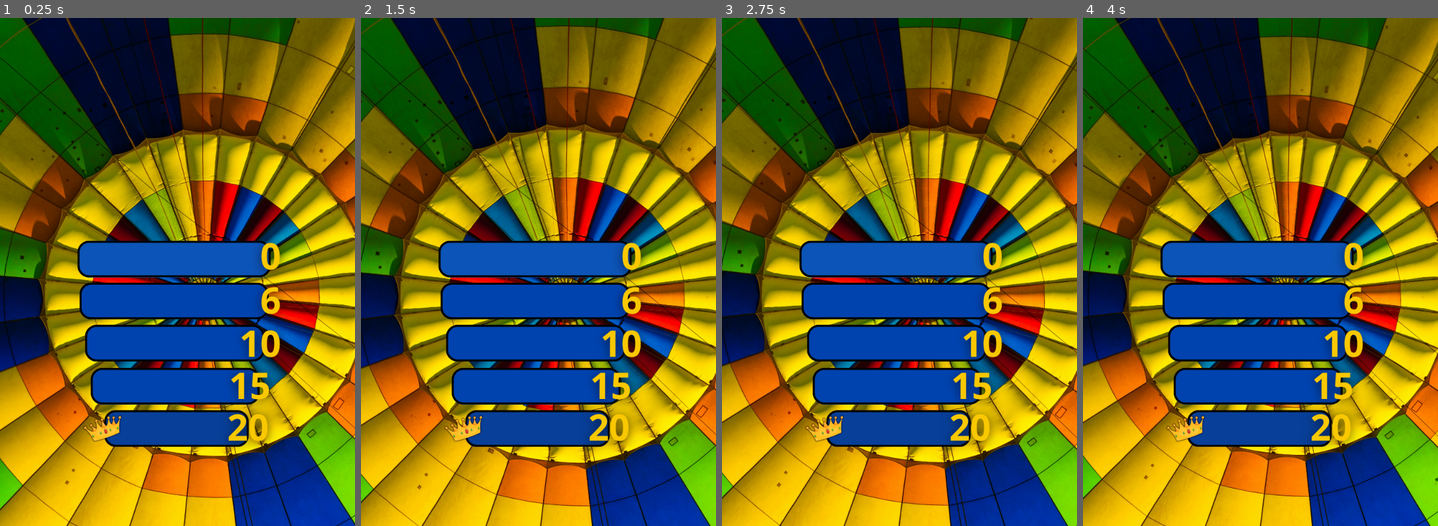
Above: before the commit, frames 1-4 (left to right).
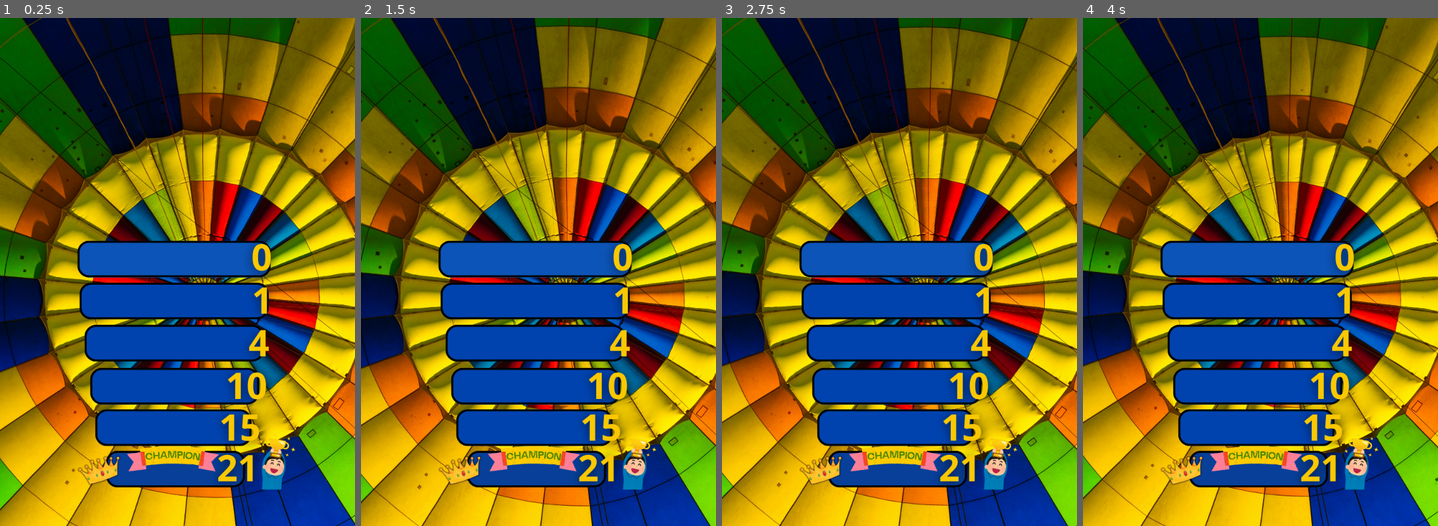
Above: after the commit, the same moments.

Repository: bragsoufian/tiktokQuiz-YT-full-format
Game: Godot game, scene res://scenes/Main.tscn
Two runs of this game, one before a commit and one after it. Both use one fixed random seed, a clock stepped at 60 frames per second and the inputs below.
Inputs:
- Up to frame 1 (0.25 s): no input
- Up to frame 2 (1.5 s): no input
- Up to frame 3 (2.75 s): no input
- Up to frame 4 (4 s): no input

The runs differ from the first frame. In frame 1, 6.6% of the frame differs, in the area x 21-84%, y 44-93%; in frame 2, 6.6%; in frame 3, 6.6%; in frame 4, 6.6%.

Commit message:
Switch to Guy voice and optimize TTS caching - Changed Azure TTS voice from Jenny to Guy - Optimized TTS to generate directly to cache (no temp files) - Added voice list script for Azure TTS exploration - Improved efficiency and reduced disk I/O

Diff:
--- a/scenes/Main.tscn
+++ b/scenes/Main.tscn
@@ -1,10 +1,10 @@
 [gd_scene load_steps=9 format=3 uid="uid://cqnqw3mij2si3"]
 
-[ext_resource type="Texture2D" uid="uid://bo5grxhnodg76" path="res://assets/0.png" id="1_c01mt"]
 [ext_resource type="Texture2D" uid="uid://d07w6w38d02kk" path="res://assets/jainam-sheth-zo_1eY-9dQU-unsplash.jpg" id="1_jlsqs"]
 [ext_resource type="Script" uid="uid://dj3d341tsfmsx" path="res://scripts/game_manager.gd" id="1_rtedj"]
 [ext_resource type="PackedScene" uid="uid://bw64pycb751fj" path="res://scenes/level.tscn" id="2_rtedj"]
 [ext_resource type="PackedScene" uid="uid://dawcxst5kmvnp" path="res://scenes/player.tscn" id="3_0bbpv"]
+[ext_resource type="Texture2D" uid="uid://ogq6xgibrs2o" path="res://assets/0 (3).png" id="3_jlsqs"]
 [ext_resource type="PackedScene" uid="uid://cr2bv346s7nh6" path="res://scenes/question_ui.tscn" id="3_vcsgt"]
 [ext_resource type="Texture2D" uid="uid://bfs7ytnewnekx" path="res://assets/ready_goo-removebg-preview.png" id="6_c01mt"]
 [ext_resource type="Script" uid="uid://cduijmrnngd87" path="res://scripts/background_animation.gd" id="7_animation"]
@@ -26,7 +26,7 @@
 offset_left = 6.00104
 offset_right = 706.001
 offset_bottom = 1000.0
-texture = ExtResource("1_c01mt")
+texture = ExtResource("3_jlsqs")
 
 [node name="Camera2D" type="Camera2D" parent="."]
 position = Vector2(348, 501)
@@ -65,7 +65,7 @@
 position = Vector2(619, 1898)
 
 [node name="Level6" parent="GameManager/Grid" instance=ExtResource("2_rtedj")]
-position = Vector2(600, 1981)
+position = Vector2(608, 1980)
 
 [node name="QuestionUI" parent="." instance=ExtResource("3_vcsgt")]
 offset_left = 358.001
--- a/scenes/winner_popup.tscn
+++ b/scenes/winner_popup.tscn
@@ -56,7 +56,7 @@
 
 [node name="WinnerLabel" type="Label" parent="Panel/VBoxContainer"]
 layout_mode = 2
-theme_override_colors/font_color = Color(0.470076, 0.470076, 0.470076, 1)
+theme_override_colors/font_color = Color(0.197937, 0.197937, 0.197937, 1)
 theme_override_font_sizes/font_size = 32
 text = "TOP 3 PLAYERS"
 horizontal_alignment = 1
Binary file added: assets/0 (3).png
Not shown, changed: scripts/azure_tts.js
Not shown, added: scripts/get_azure_voices.js
Not shown, changed: scripts/server.js
